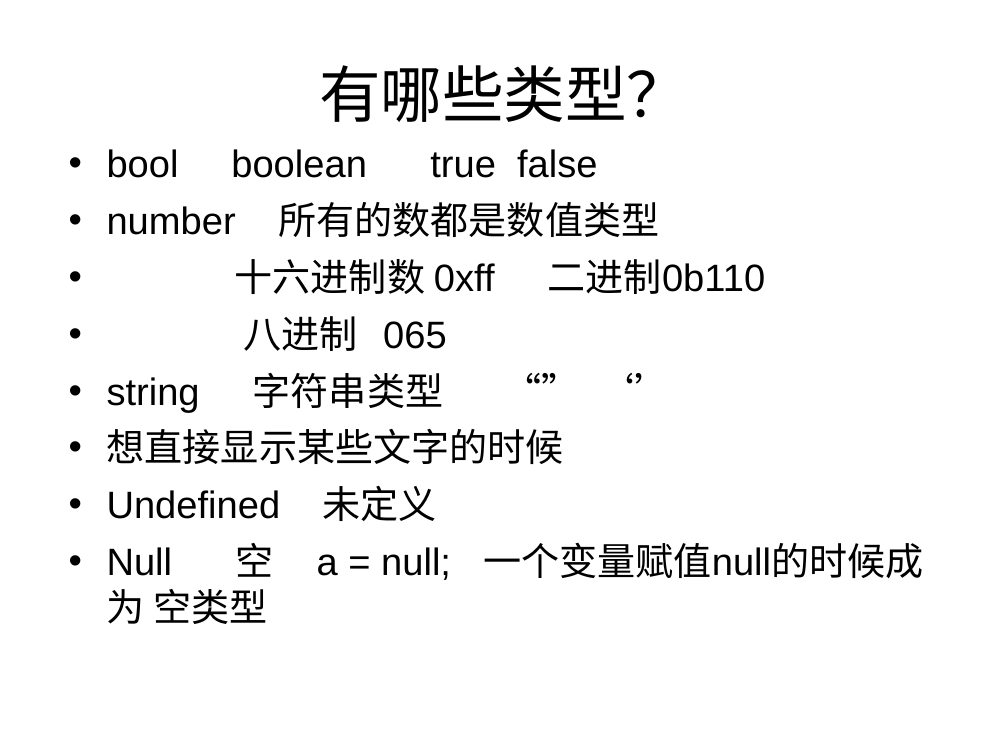
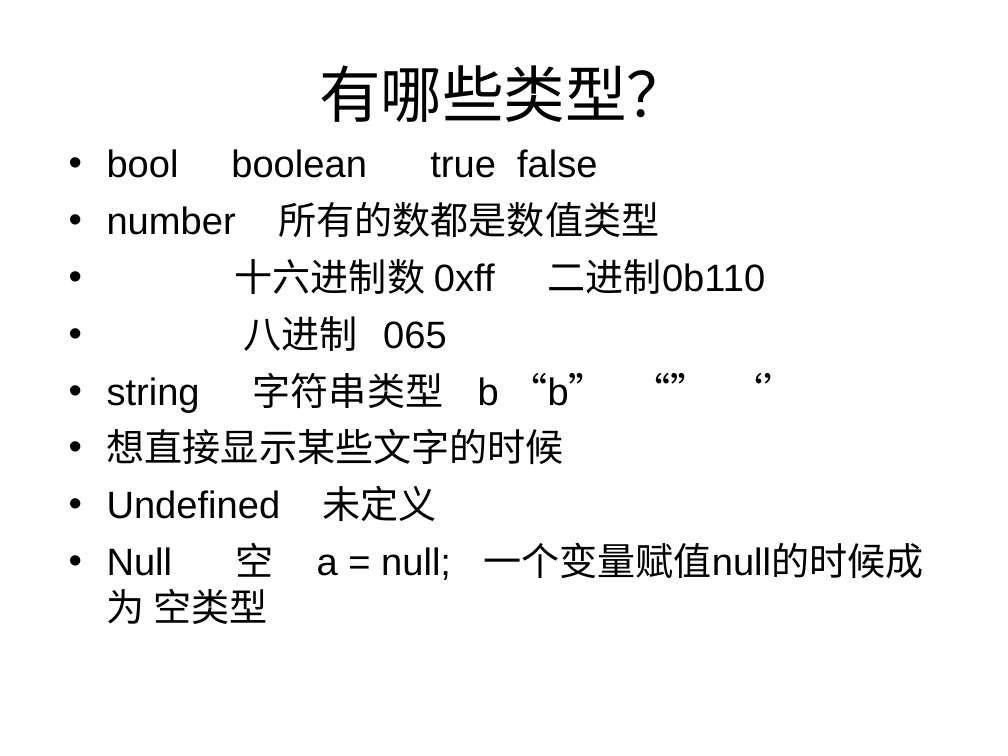
Before and after one commit to cd-vr1class/homework, a slide deck: slide 2 of ppt/7-8js数据类型.ppt. Drawn at 1008x756 pixels with LibreOffice and Linux fonts; fonts in the diff are those of the drawing. Boxes give left, top, right and bottom in pixels: in the first picture for what was removed or moved away, otherwise in the second. Text is boxed around its words. In the diff, an @@ line names an element or a change of style, - is before the commit and + after.

```diff
--- a/ppt/7-8js数据类型.ppt
+++ b/ppt/7-8js数据类型.ppt
@@ text at bbox=[107, 373, 606, 413]: text changed @@
-• string 字符串类型 “” ‘’
+• string 字符串类型 b “b” “” ‘’
```
Also in this commit, not shown: 6 other files.
